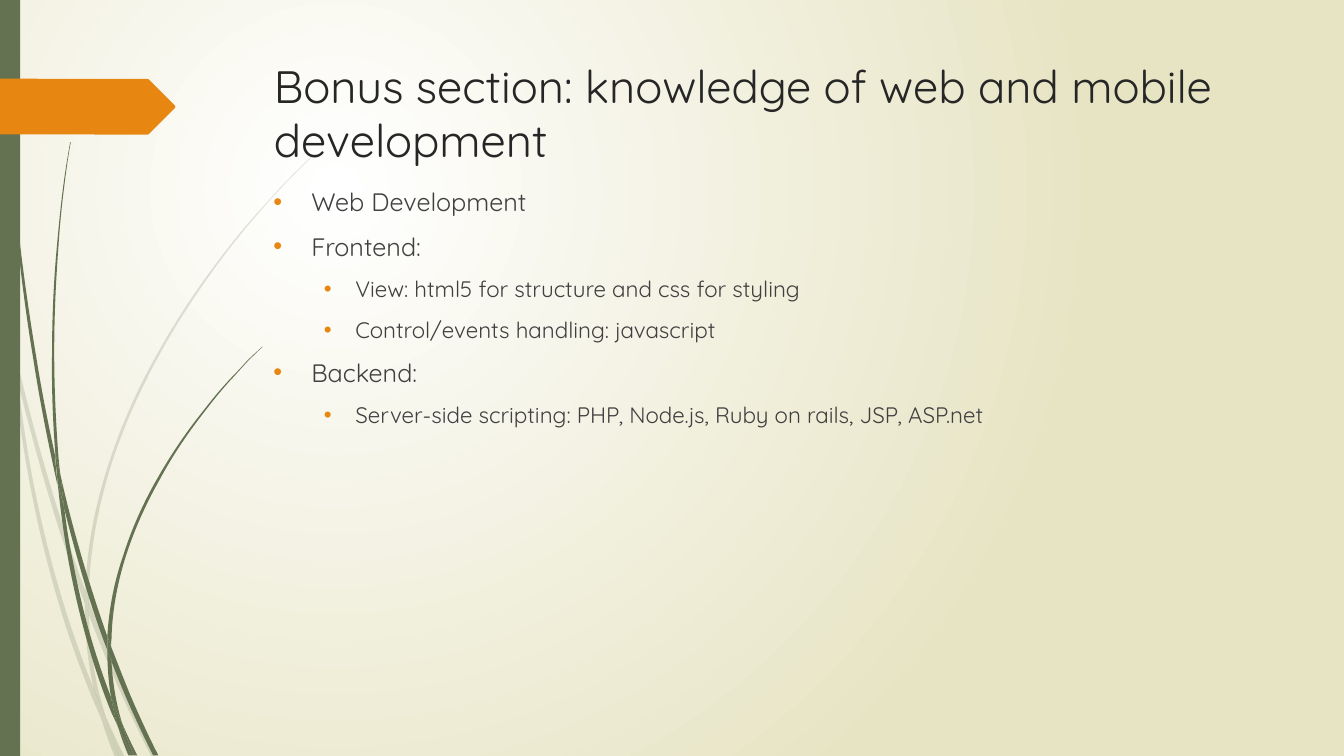
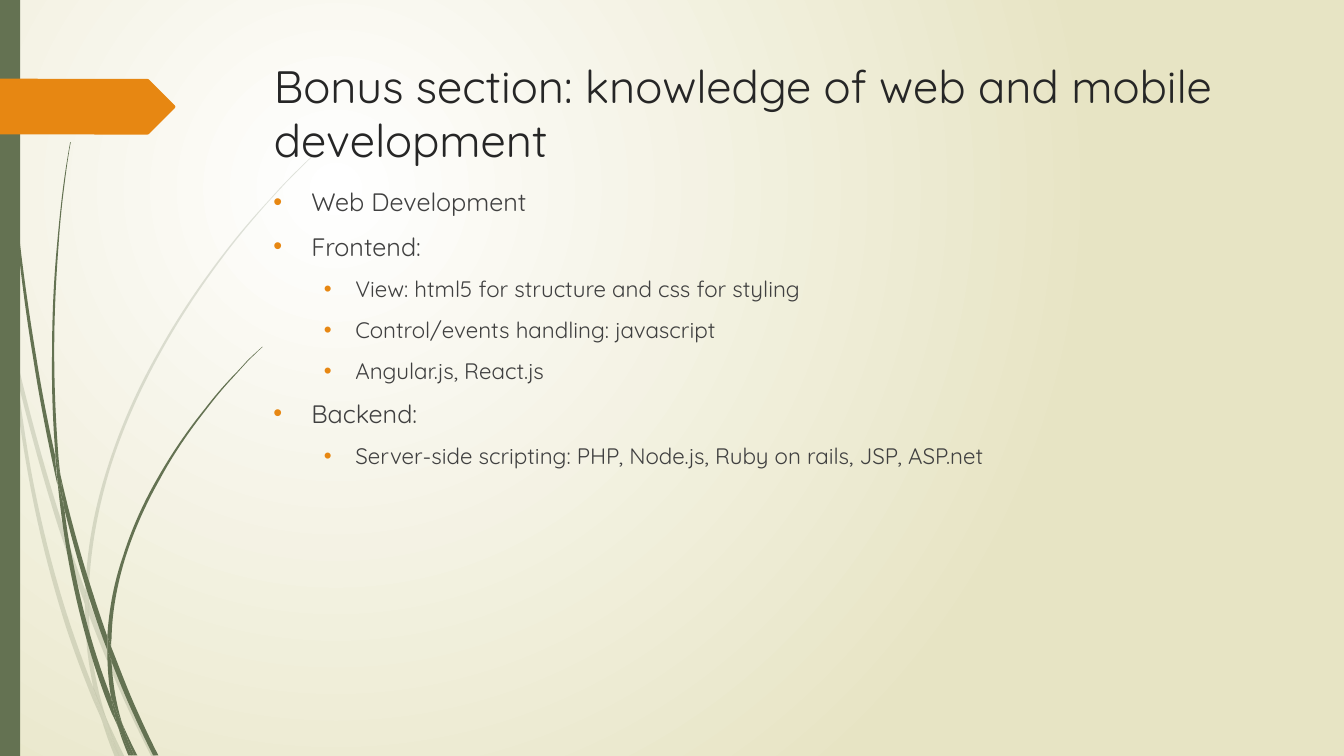
Before and after one commit to percyteng/Python-lecture, a slide deck: slide 13 of Lecture.pptx (slide 12 before the commit). Drawn at 1344x756 pixels with LibreOffice and Linux fonts; fonts in the diff are those of the drawing. Boxes give left, top, right and bottom in pixels: in the first picture for what was removed or moved away, otherwise in the second. Text is boxed around its words. In the diff, an @@ line names an element or a change of style, - is before the commit and + after.

```diff
--- a/Lecture.pptx
+++ b/Lecture.pptx
@@ text at box(355, 362, 544, 384): paragraph added @@
+  • Angular.js, React.js
```
Also in this commit, not shown: 5 other slides changed, 1 slide added, 1 slide removed, 1 other file.
